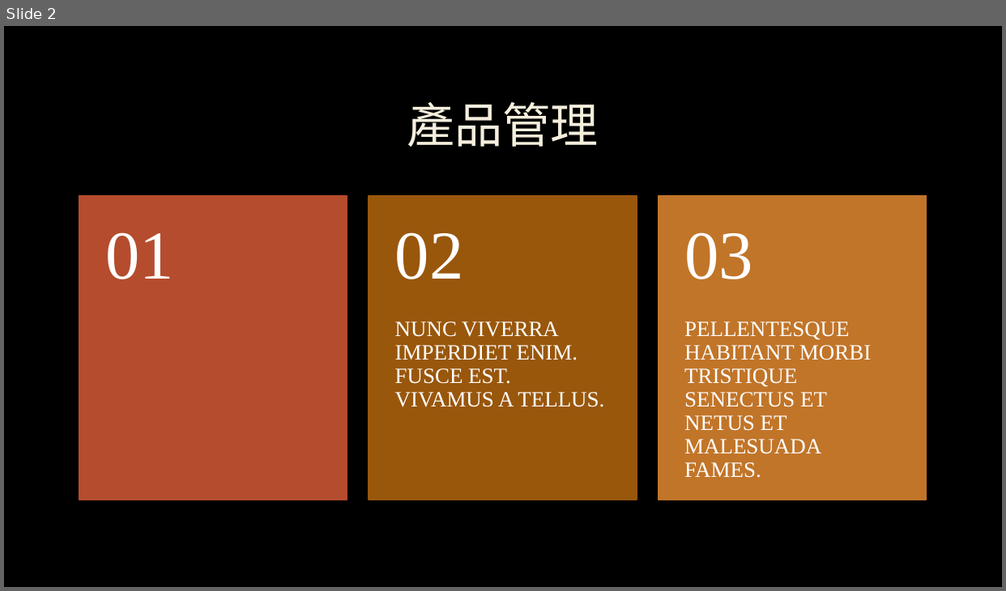
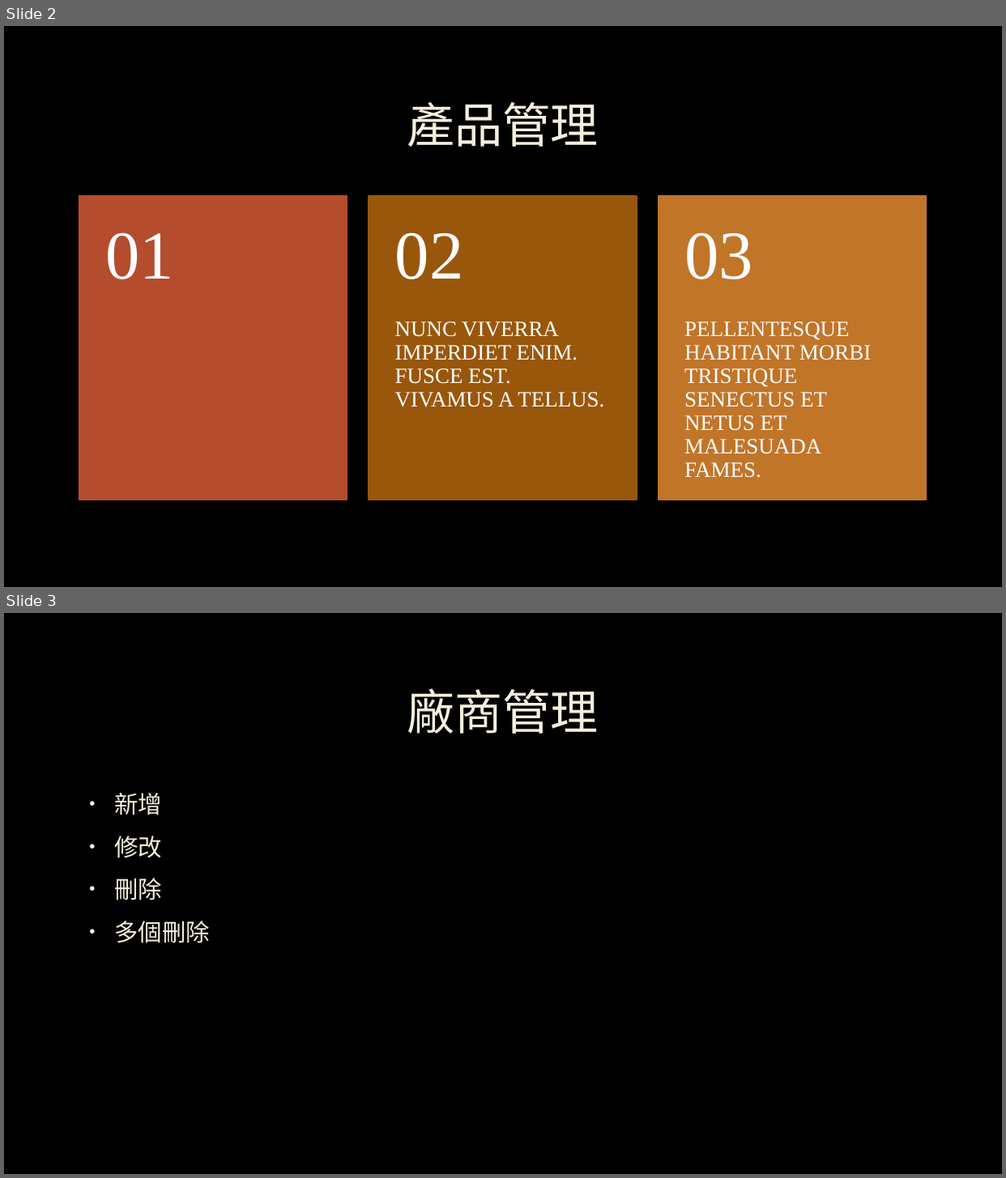
Before and after one commit to ronny1020/Online-Coffee-Store, a slide deck: ppt/Kilimanjaro.pptx. Shown one above the other, each under a label of ours: slide 2 before the commit, slides 2 and 3 after it. The pictures are 1006x591 and 1006x1178 pixels, drawn with LibreOffice and Linux fonts; fonts in the diff are those of the drawing; background and template pictures are left out. Boxes give left, top, right and bottom in pixels: in the first picture for what was removed or moved away, otherwise in the second. Text is boxed around its words. In the diff, an @@ line names an element or a change of style, - is before the commit and + after.

Commit message:
廠商管理ppt

```diff
--- a/ppt/Kilimanjaro.pptx
+++ b/ppt/Kilimanjaro.pptx
@@ slide 3 added at <box>4,613,1002,1174</box>, background picture (left out) @@
@@ title added at <box>407,688,598,734</box>, 46 pt, text #F4EEDC @@
+廠商管理
@@ text added at <box>114,793,210,943</box>, 23 pt, text #F4EEDC @@
+• 新增
+• 修改
+• 刪除
+• 多個刪除
```
